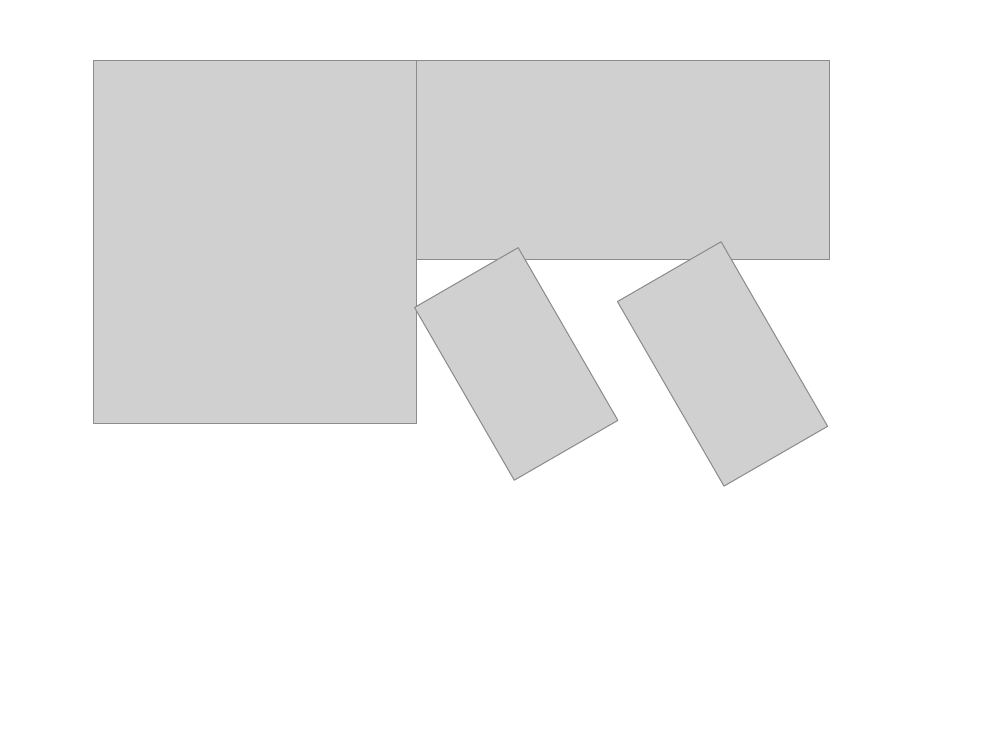
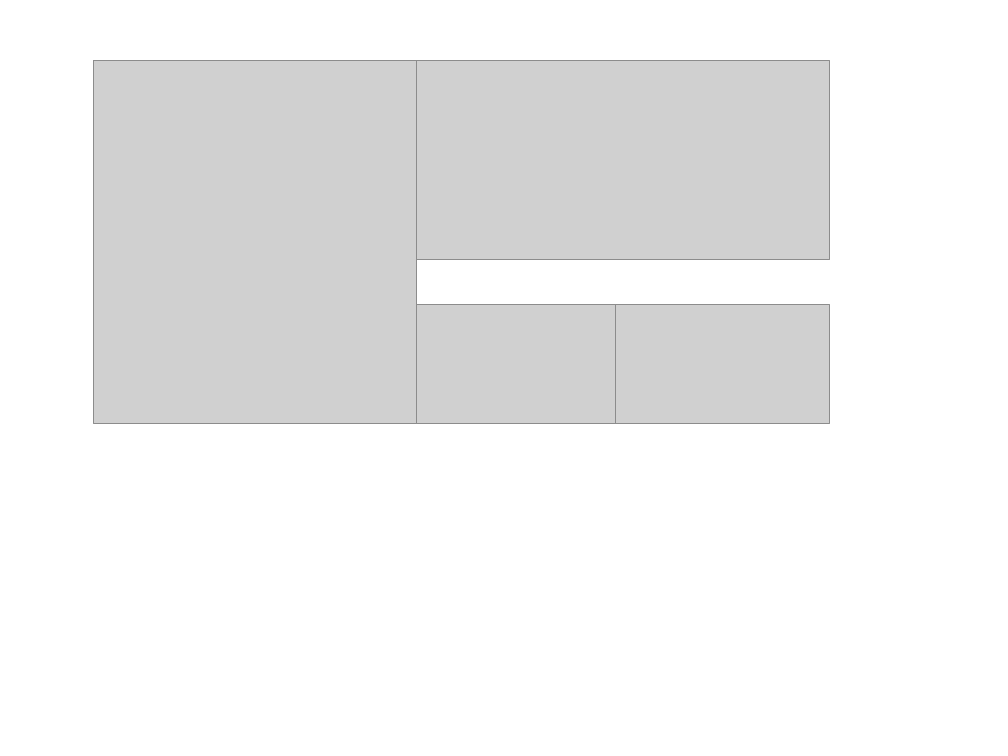
Before and after one commit to xpessoles/Cy_04_PSI_ModelisationDynamique, a slide deck: slide 1 of Revisions_Statique/Fiche_01_Statique_2D_TD_01_Hayon/images/Figures.pptx. Drawn at 1008x756 pixels with LibreOffice and Linux fonts; fonts in the diff are those of the drawing; grey boxes stand for pictures. Boxes give left, top, right and bottom in pixels: in the first picture for what was removed or moved away, otherwise in the second. Text is boxed around its words. In the diff, an @@ line names an element or a change of style, - is before the commit and + after.

```diff
--- a/Revisions_Statique/Fiche_01_Statique_2D_TD_01_Hayon/images/Figures.pptx
+++ b/Revisions_Statique/Fiche_01_Statique_2D_TD_01_Hayon/images/Figures.pptx
@@ picture at (416, 304, 616, 424): rotation 60 to 0 degrees @@
@@ picture at (616, 304, 829, 424): rotation 60 to 0 degrees @@
```
Also in this commit, not shown: 1 slide added, 2 other files.
